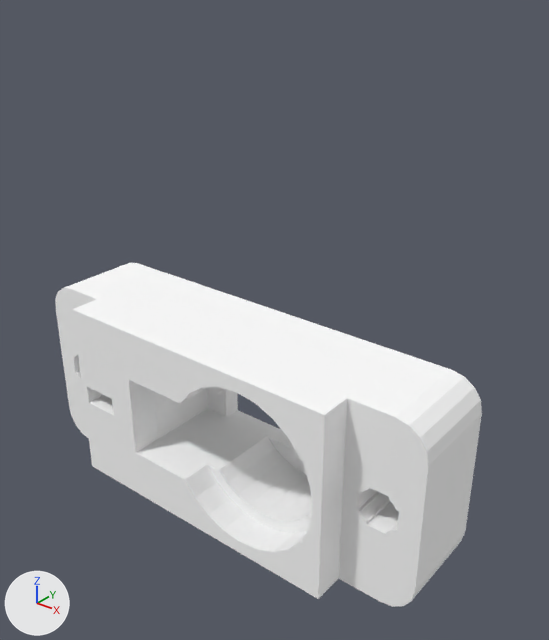
Before and after pictures for a commit that changed the OBJ model part/HL/HL-SM-04-01/HL-SM-04-01.obj.
Rendered twice from a 50 mm lens placed at (105.6, -82.6, 81.7), pointed at (42.5, -3.7, 32.8). Lighting does not change. The marker at lower left points along +X, +Y and +Z. Where no turn or scale is listed for an object, it has been applied to the vertices.

The first picture shows 'HL-SM-04-01'.
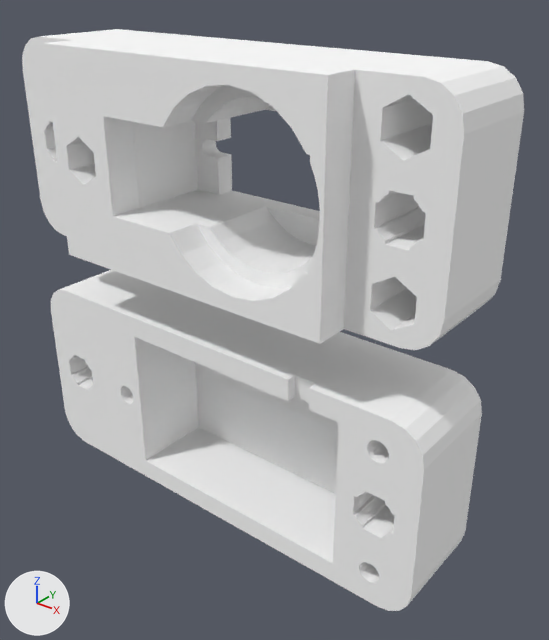
Where the change shows, as pixel boxes (x1, y1, x2, y2) in the pictures (549 x 640 px; the box of a moved part takes in the faces that stretch with it):
'HL-SM-04-01', reshaped (18% wider, 69% taller)
    before: (55, 263, 482, 607)
    after: (22, 29, 524, 611)
part 1 of me_hl_sm_04_01, added
    after: (22, 31, 514, 350)
part 2 of me_hl_sm_04_01, added
    after: (103, 29, 524, 310)
part 3 of me_hl_sm_04_01, added
    after: (43, 40, 355, 344)
part 4 of me_hl_sm_04_01, moved or reshaped
    before: (55, 267, 472, 607)
    after: (51, 270, 472, 611)

The change, as a diff of the scene's bpy script:
```diff
--- a/part/HL/HL-SM-04-01/HL-SM-04-01.obj.py
+++ b/part/HL/HL-SM-04-01/HL-SM-04-01.obj.py
@@ me_hl_sm_04_01 @@
 # used by ob_hl_sm_04_01; location = (0.0, 0.0, 0.0)
-me_hl_sm_04_01.from_pydata(...)  # 1220 vertices, 1858 faces; spans x 0.0..73.0, y -17.0..3.0, z 0.0..30.5
+me_hl_sm_04_01.from_pydata(...)  # 2811 vertices, 4256 faces; spans x 0.0..73.0, y -17.0..3.0, z 0.0..70.5
+# me_hl_sm_04_01 part 1: a new loose piece of 754 vertices spanning x 0.0..73.0, y -12.0..0.0, z 40.0..70.5, in mat_frontcolor (white #ffffff)
+# me_hl_sm_04_01 part 2: a new loose piece of 642 vertices spanning x 0.0..73.0, y 0.0..3.0, z 40.0..70.5, in mat_frontcolor (white #ffffff)
+# me_hl_sm_04_01 part 3: a new loose piece of 236 vertices spanning x 13.0..59.9, y -17.0..-12.0, z 40.0..70.5, in mat_frontcolor (white #ffffff)
+# me_hl_sm_04_01 part 4: 53 vertices moved from x 0.4..72.6, y -12.0..3.0, z 0.4..30.1 to x 0.4..72.6, y -13.0..3.0, z 0.4..30.5; 617 vertices removed from x 0.0..73.0, y -17.0..3.0, z 0.0..30.5; 576 vertices added at x 0.0..73.0, y -13.0..3.0, z 0.0..30.5
 me_hl_sm_04_01.materials.append(mat_frontcolor)
```
